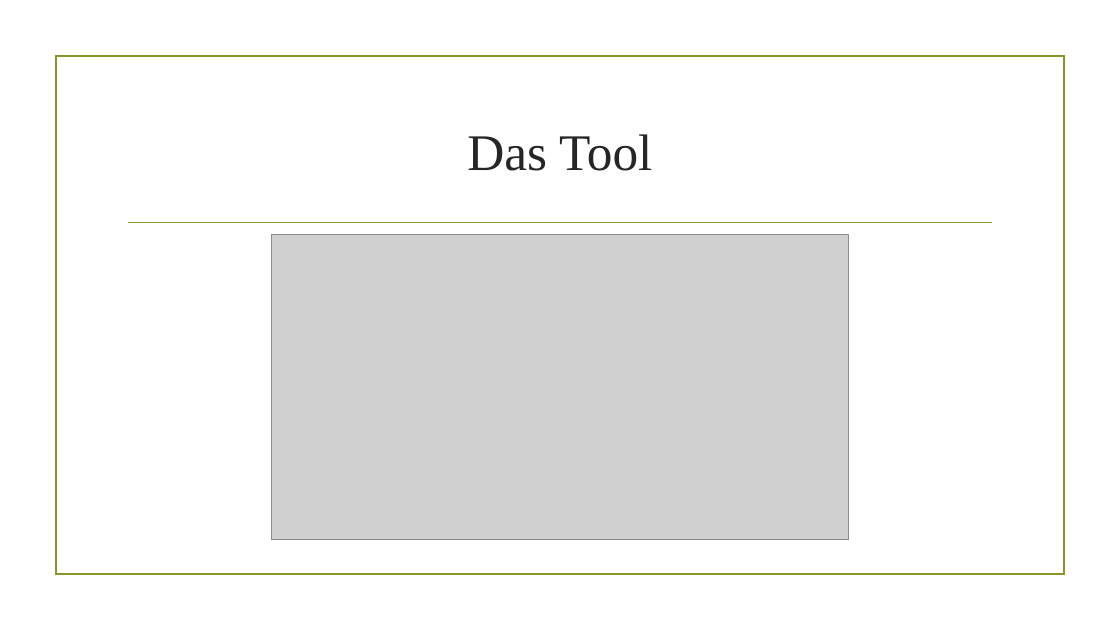
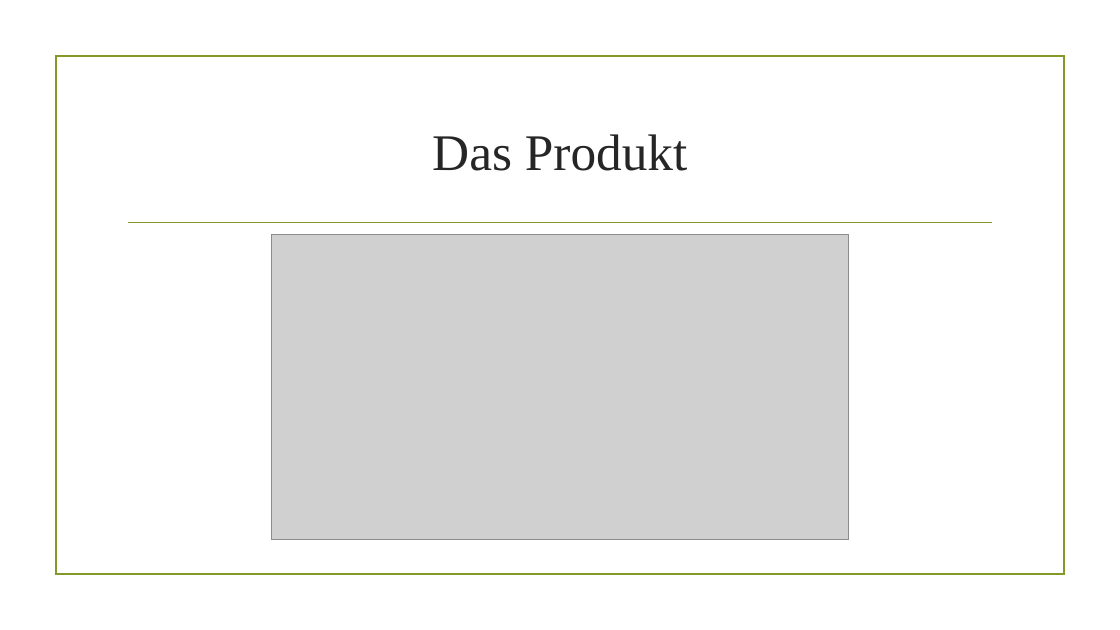
Before and after one commit to danielHPeters/QuickNote, a slide deck: slide 8 of docs/M306-AP15a-Peters-Pra-171030-Projekt Präsentation.pptx (slide 6 before the commit). Drawn at 1120x630 pixels with LibreOffice and Linux fonts; fonts in the diff are those of the drawing; grey boxes stand for pictures; background and template pictures are left out. Boxes give left, top, right and bottom in pixels: in the first picture for what was removed or moved away, otherwise in the second. Text is boxed around its words. In the diff, an @@ line names an element or a change of style, - is before the commit and + after.

```diff
--- a/docs/M306-AP15a-Peters-Pra-171030-Projekt Präsentation.pptx
+++ b/docs/M306-AP15a-Peters-Pra-171030-Projekt Präsentation.pptx
@@ title at (432, 134, 687, 171): text changed @@
-Das Tool
+Das Produkt
```
Also in this commit, not shown: 4 other slides changed, 2 slides added, 7 other files.
